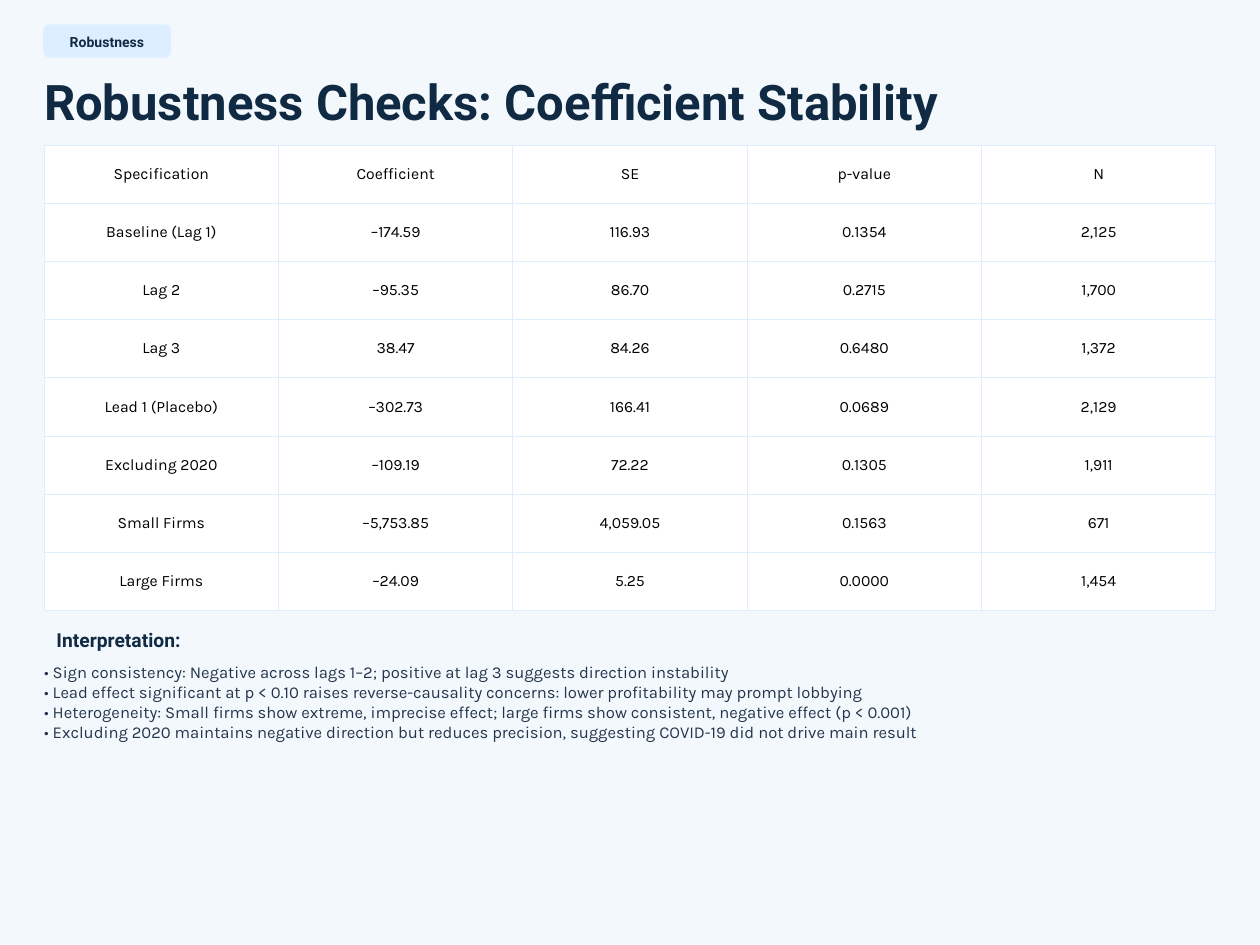
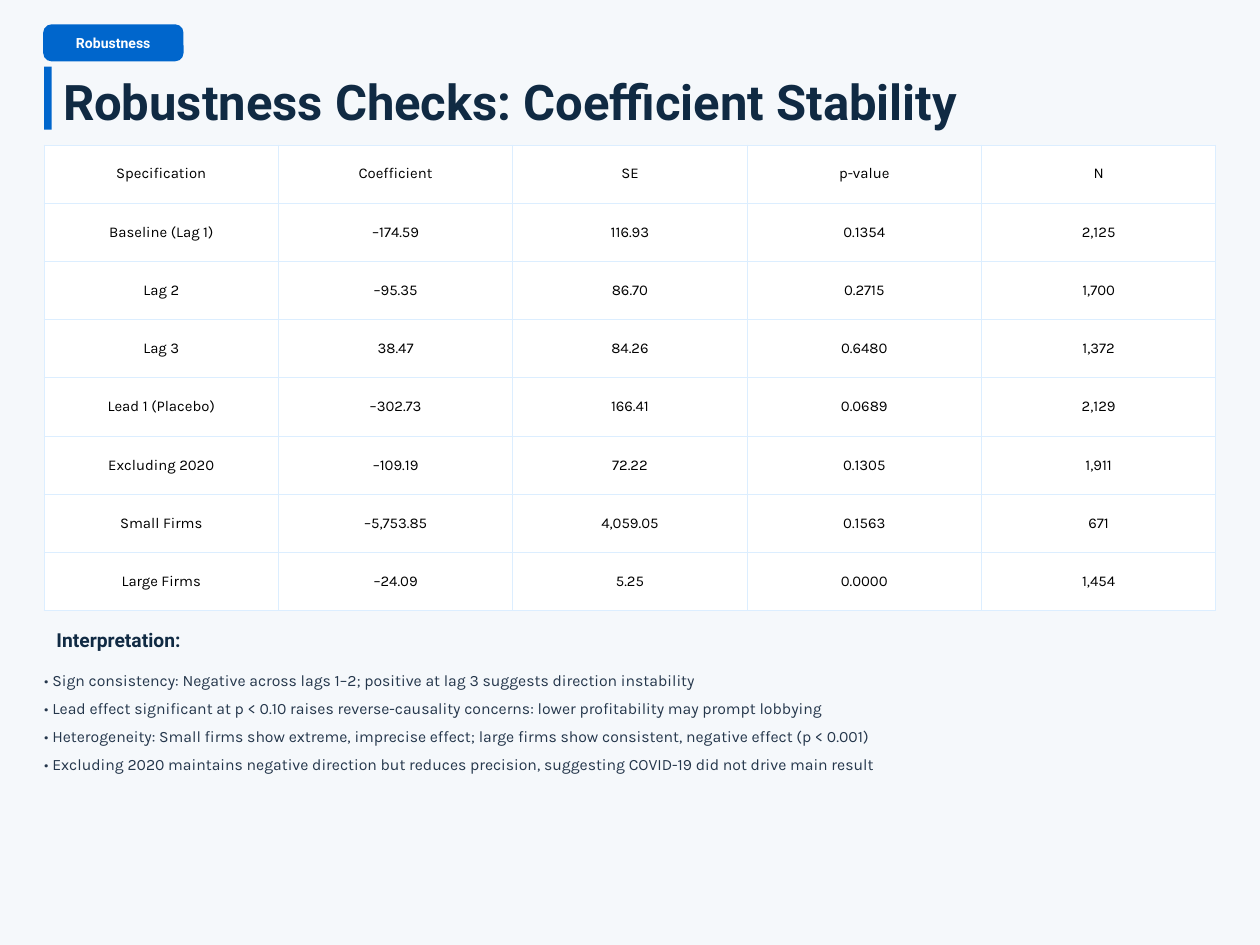
Before and after one commit to Dr-Seagraves/qm2023-capstone-silly-geese, a slide deck: slide 7 of results/reports/Capstone_Research_Presentation.pptx. Drawn at 1260x945 pixels with LibreOffice and Linux fonts; fonts in the diff are those of the drawing. Boxes give left, top, right and bottom in pixels: in the first picture for what was removed or moved away, otherwise in the second. Text is boxed around its words. In the diff, an @@ line names an element or a change of style, - is before the commit and + after.

Commit message:
Enhance presentation with modern navy/light blue design and improved visual cohesion

```diff
--- a/results/reports/Capstone_Research_Presentation.pptx
+++ b/results/reports/Capstone_Research_Presentation.pptx
@@ background #F3F8FD to #F5F8FB @@
@@ text "Robustness" at <box>76,37,150,48</box>: text colour #102A43 to #FFFFFF @@
@@ rounded rectangle: place and size @@
-rounded rectangle at <box>44,25,170,57</box>
+rounded rectangle at <box>44,25,183,60</box>
@@ rounded rectangle at <box>44,25,183,60</box>: fill #DCEEFF to #0066CC; outline #DCEEFF 1 pt to #0066CC 1 pt; proportions changed @@
@@ rectangle added at <box>44,67,52,130</box>, fill #0066CC @@
@@ text "Robustness Checks: Coefficient Stability": place and size @@
-text "Robustness Checks: Coefficient Stability" at <box>44,82,937,131</box>
+text "Robustness Checks: Coefficient Stability" at <box>63,82,956,131</box>
@@ table at <box>44,145,1216,611</box> @@
@@ size 9 to 8.5 pt @@
@@ text "• Sign consistency: Negative across ..." at <box>52,675,873,774</box>: size 9.5 to 9 pt; line spacing 1 to 16pt @@
```
Also in this commit, not shown: 10 other slides changed, 2 slides added, 2 slides removed, 1 other file.
